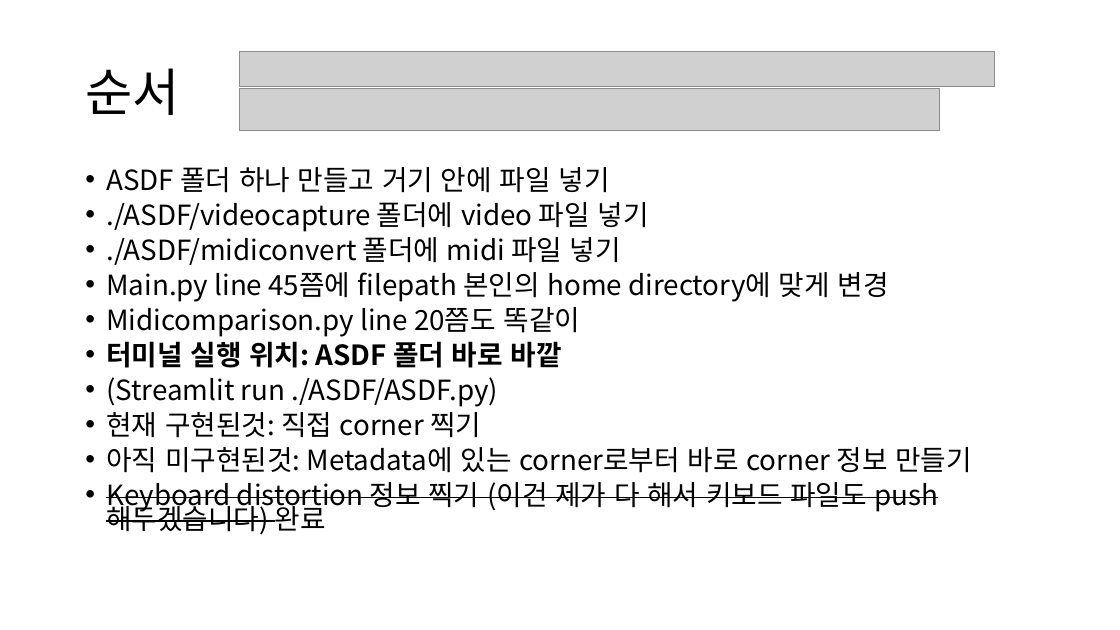
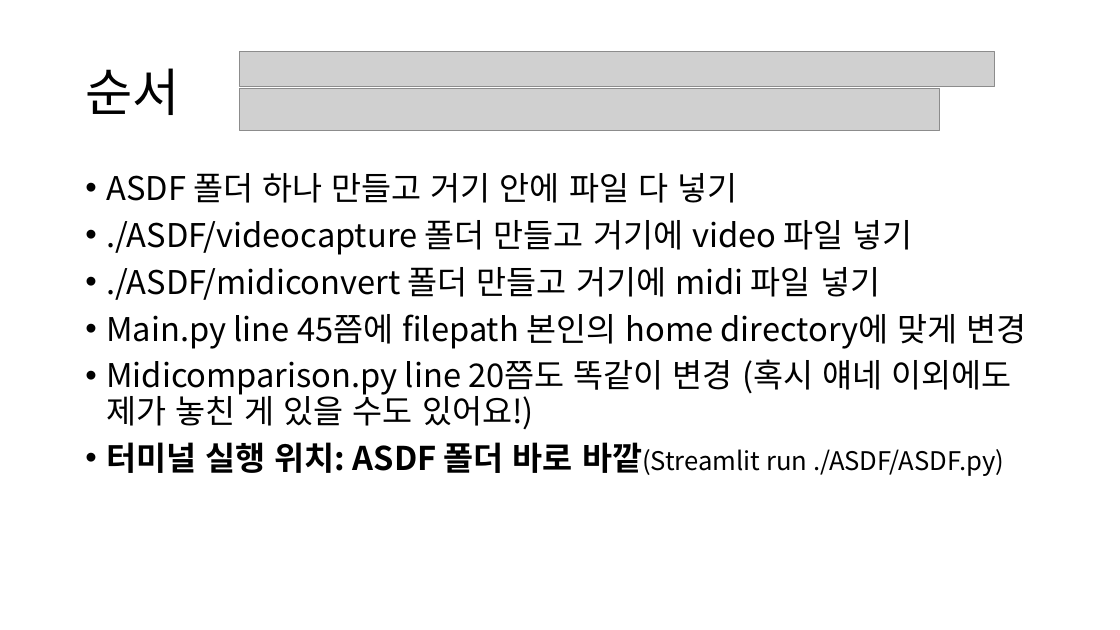
Before and after one commit to yonghyunk1m/PianoVAM-Code, a slide deck: slide 3 of Fingering detection code tutorial.pptx. Drawn at 1120x630 pixels with LibreOffice and Linux fonts; fonts in the diff are those of the drawing; grey boxes stand for pictures. Boxes give left, top, right and bottom in pixels: in the first picture for what was removed or moved away, otherwise in the second. Text is boxed around its words. In the diff, an @@ line names an element or a change of style, - is before the commit and + after.

```diff
--- a/Fingering detection code tutorial.pptx
+++ b/Fingering detection code tutorial.pptx
@@ text at (x1=106, y1=173, x2=913, y2=300): text changed; size 23.8 to 28 pt @@
-• ASDF 폴더 하나 만들고 거기 안에 파일 넣기
-• ./ASDF/videocapture 폴더에 video 파일 넣기
-• ./ASDF/midiconvert 폴더에 midi 파일 넣기
+• ASDF 폴더 하나 만들고 거기 안에 파일 다 넣기
+• ./ASDF/videocapture 폴더 만들고 거기에 video 파일 넣기
+• ./ASDF/midiconvert 폴더 만들고 거기에 midi 파일 넣기
@@ text at (x1=106, y1=314, x2=1027, y2=349): size 23.8 to 28 pt in "Main.py line 45쯤에 filepath 본인의 home directory에 ..."; line spacing 0.7 to 0.9 @@
@@ text at (x1=106, y1=359, x2=1011, y2=476): text changed; size 23.8 to 28 pt @@
-• Midicomparison.py line 20쯤도 똑같이
-• 터미널 실행 위치: ASDF 폴더 바로 바깥
-• (Streamlit run ./ASDF/ASDF.py)
-• 현재 구현된것: 직접 corner 찍기
-• 아직 미구현된것: Metadata에 있는 corner로부터 바로 corner 정보 만들기
-• Keyboard distortion 정보 찍기 (이건 제가 다 해서 키보드 파일도 push해두겠습니다) 완료
+• Midicomparison.py line 20쯤도 똑같이 변경 (혹시 얘네 이외에도 제가 놓친 게 있을 수도 있어요!)
+• 터미널 실행 위치: ASDF 폴더 바로 바깥(Streamlit run ./ASDF/ASDF.py)
```
Also in this commit, not shown: 1 slide added.
